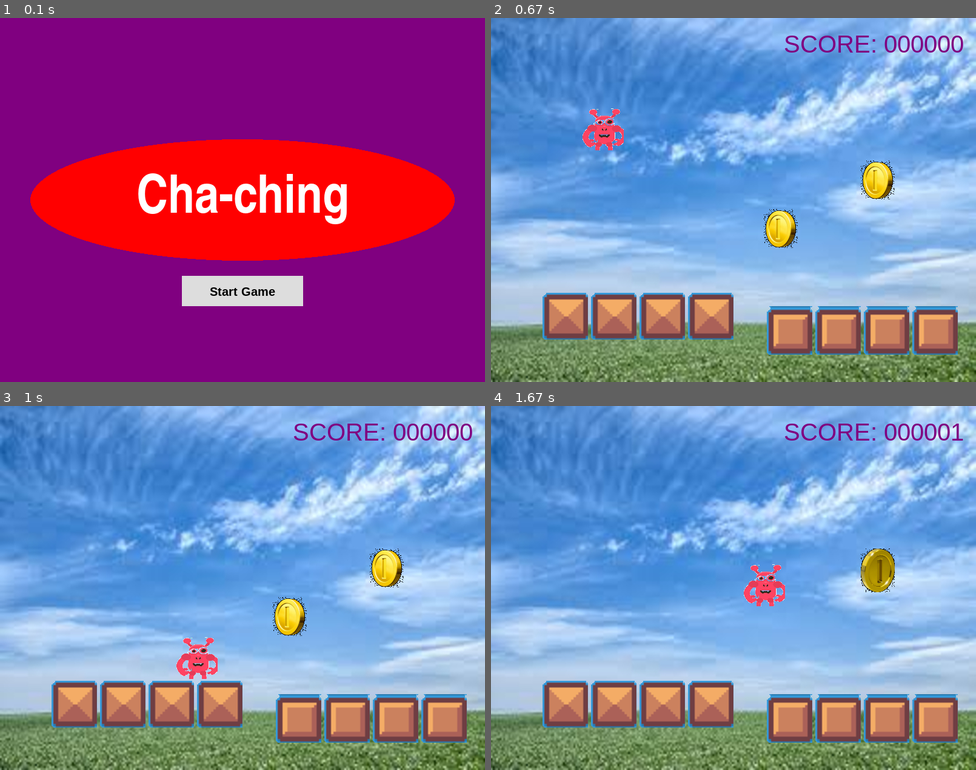
Above: before the commit, frames 1-4 (two rows, left to right).
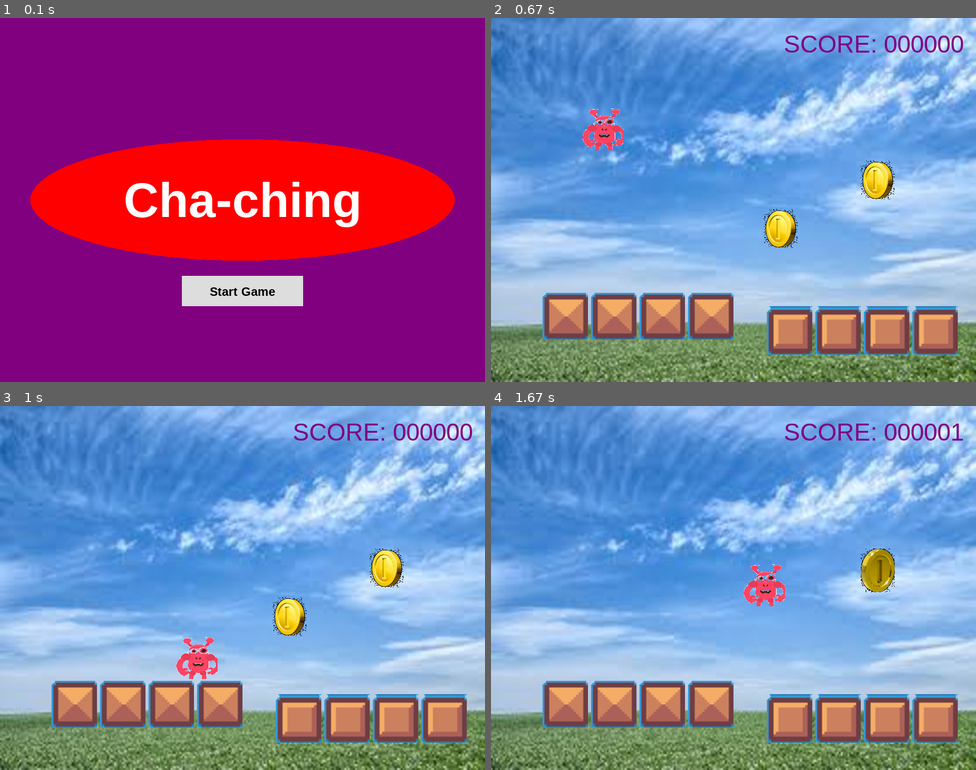
Above: after the commit, the same moments.

Repository: sandhyakasturi-cloud/Q4pygameproject
Game: pygame game, started from Game/scroller_main.py
The game is run twice, just before and just after one commit, with the same random seed, the same clock (stepped at 60 frames per second) and the same inputs.
Inputs (mouse positions are in pixels of both pictures, inside the frame that each line leads up to):
- Up to frame 1 (0.1 s): no input
- Up to frame 2 (0.67 s): click "Start Game" at 0.38 s
- Up to frame 3 (1 s): hold Right from 0.67 s (still down); move the mouse to (223, 602) at 0.7 s
- Up to frame 4 (1.67 s): release Right at 1.13 s; hold Up 1.17-1.47 s; hold Right from 1.5 s (still down)

The runs differ from the first frame. In frame 1, 3.1% of the frame differs, in the area x 25-74%, y 42-58%; in frame 2, nothing differs; in frame 3, nothing differs; in frame 4, nothing differs.

Commit message:
Change font to Arial on game banner for no blur

Diff:
--- a/Game/gamebanner.py
+++ b/Game/gamebanner.py
@@ -11,7 +11,7 @@
         self.extend(banner_image)
 
     def draw(self, screen, text, bannerColor, textColor):
-        my_font = pygame.font.SysFont('Impact', 80,True)
+        my_font = pygame.font.SysFont('Arial', 80,True)
         text_surface = my_font.render(text, True, textColor)
         pygame.draw.ellipse(screen,bannerColor,self)
         textX = ShapeTransformations.midPoint(self[0],self[0]+self[2])
